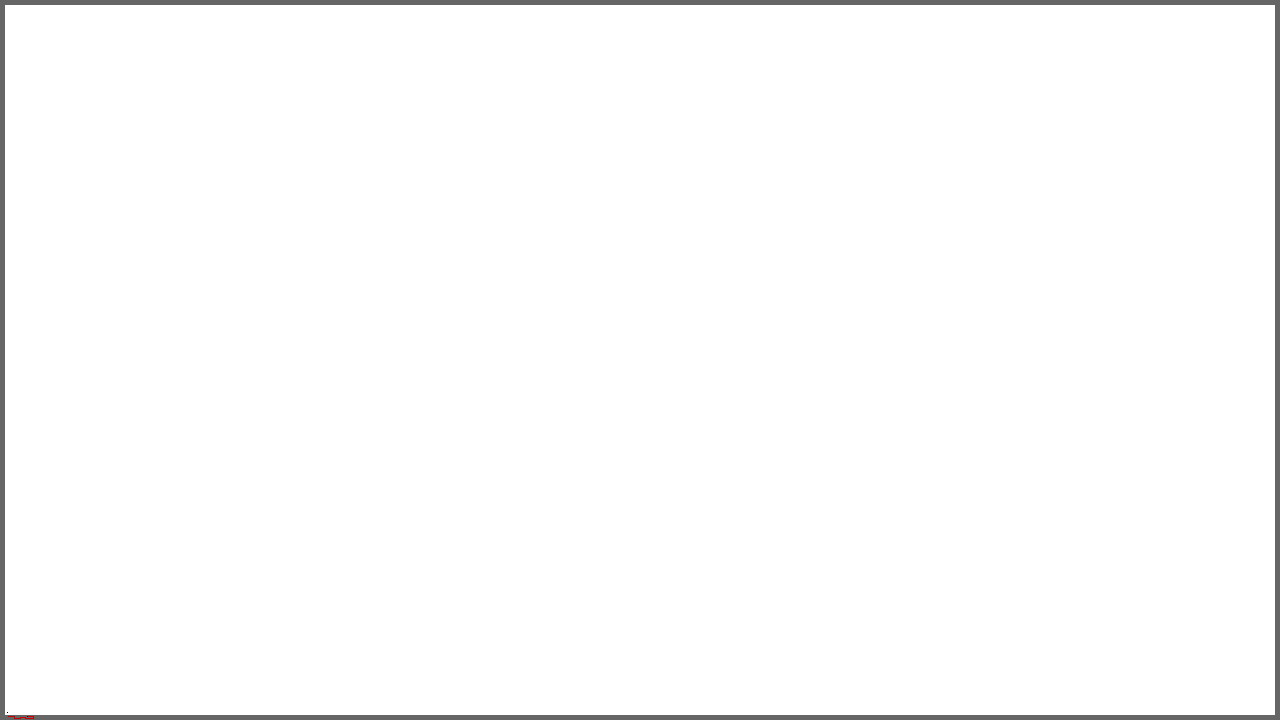
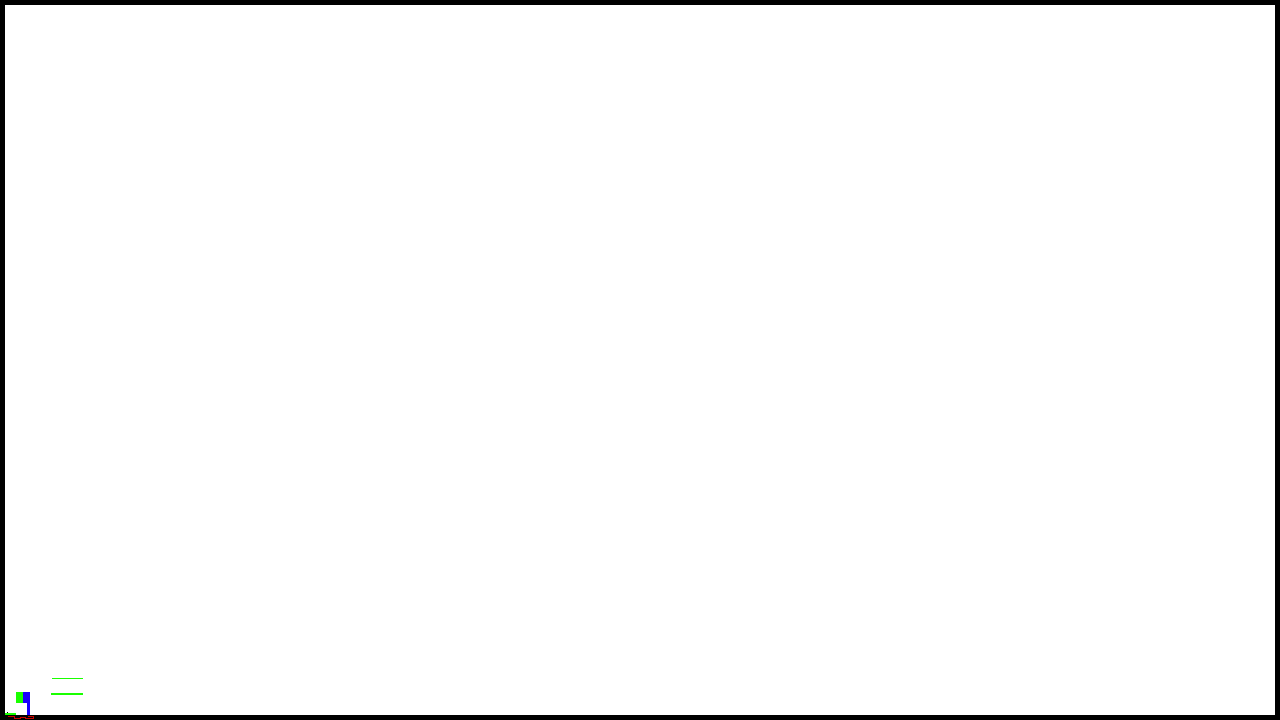
Two versions of the same layered image (w=1280, h=720). Layer-by-layer changes:
"Terrain": opacity 60% → 100%, painted on it over [0, 0, 1280, 720]
hid "Arrière-plan" over [0, 0, 1280, 720]
